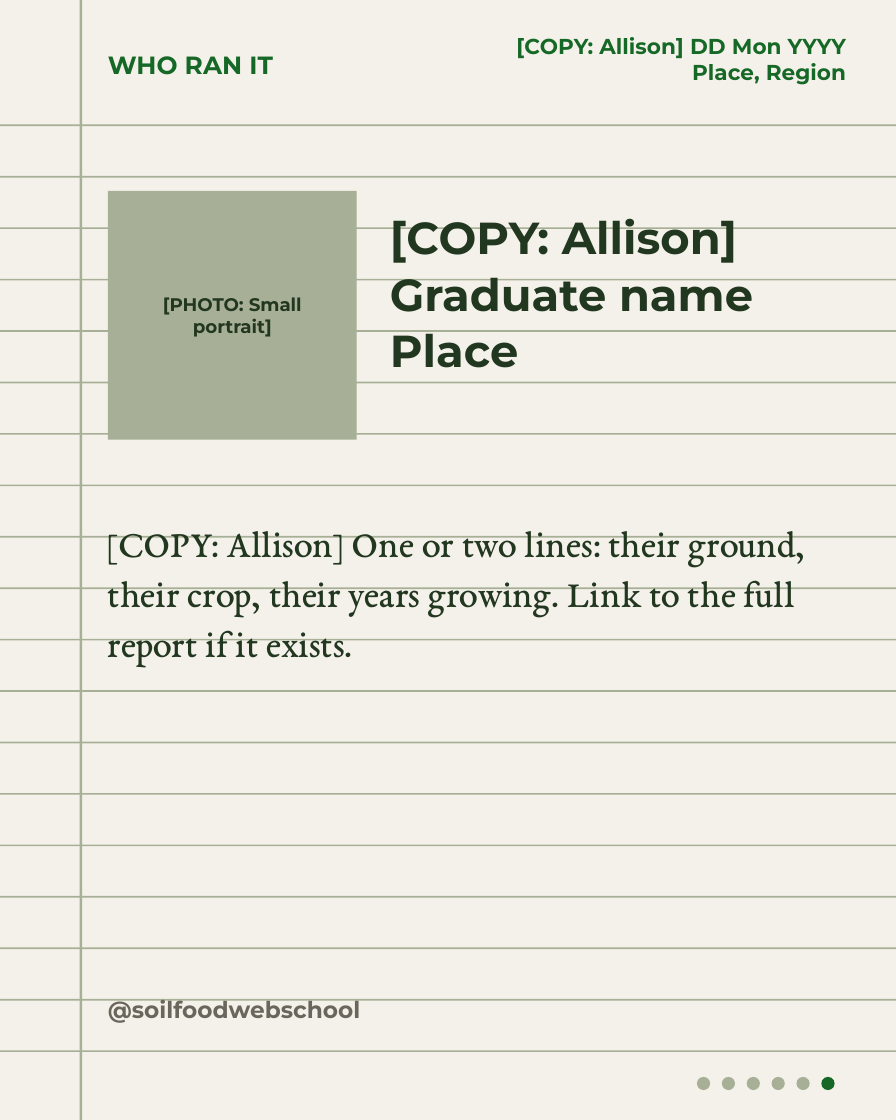
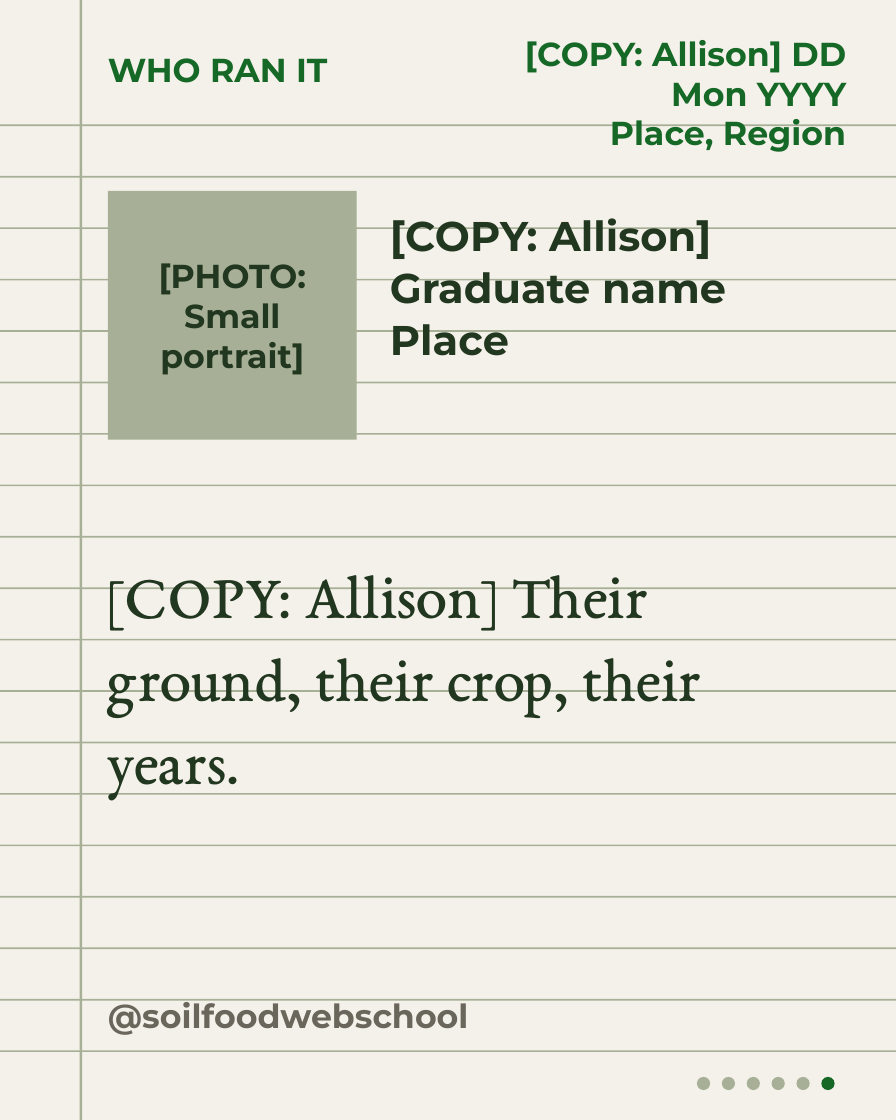
Before and after one commit to linneamoritznyc/SFW-SocialMedia, a slide deck: slide 6 of templates/carousels/field-notes.pptx. Drawn at 896x1120 pixels with LibreOffice and Linux fonts; fonts in the diff are those of the drawing. Boxes give left, top, right and bottom in pixels: in the first picture for what was removed or moved away, otherwise in the second. Text is boxed around its words. In the diff, an @@ line names an element or a change of style, - is before the commit and + after.

```diff
--- a/templates/carousels/field-notes.pptx
+++ b/templates/carousels/field-notes.pptx
@@ text "WHO RAN IT" at (108, 58, 327, 83): size 22.5 to 30 pt @@
@@ text "[COPY: Allison] DD Mon YYYY" at (525, 40, 846, 152): size 19.5 to 30 pt @@
@@ text "[PHOTO: Small portrait]" at (159, 263, 306, 375): size 16.5 to 30 pt @@
@@ text "[COPY: Allison] Graduate name" at (390, 218, 726, 356): size 40.5 to 37.5 pt @@
@@ text at (108, 575, 701, 799): text changed; size 34.5 to 57 pt @@
-[COPY: Allison] One or two lines: their ground, their crop, their years growing. Link to the full report if it exists.
+[COPY: Allison] Their ground, their crop, their years.
@@ text "@soilfoodwebschool" at (108, 999, 469, 1035): size 21 to 30 pt @@
```
Also in this commit, not shown: 5 other slides changed, 14 other files.
